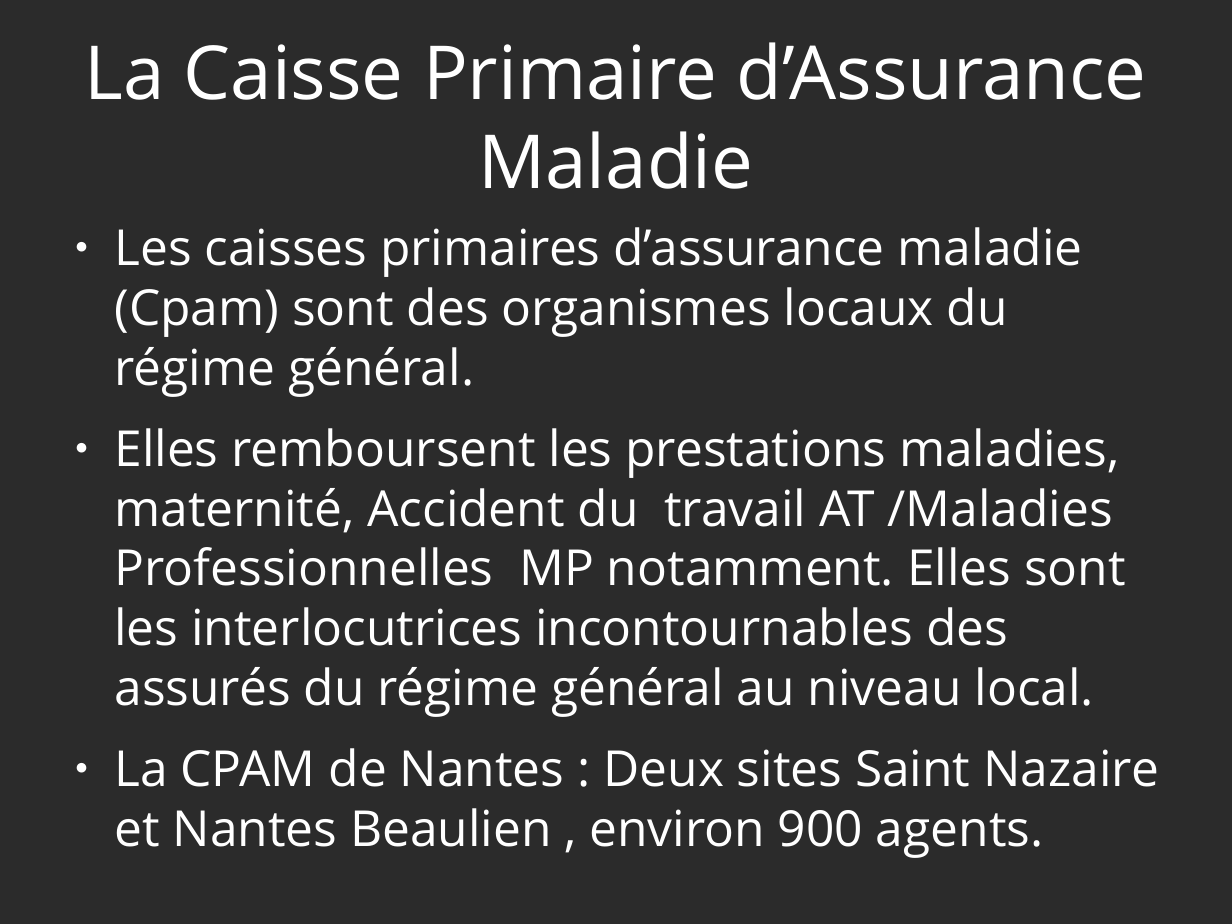
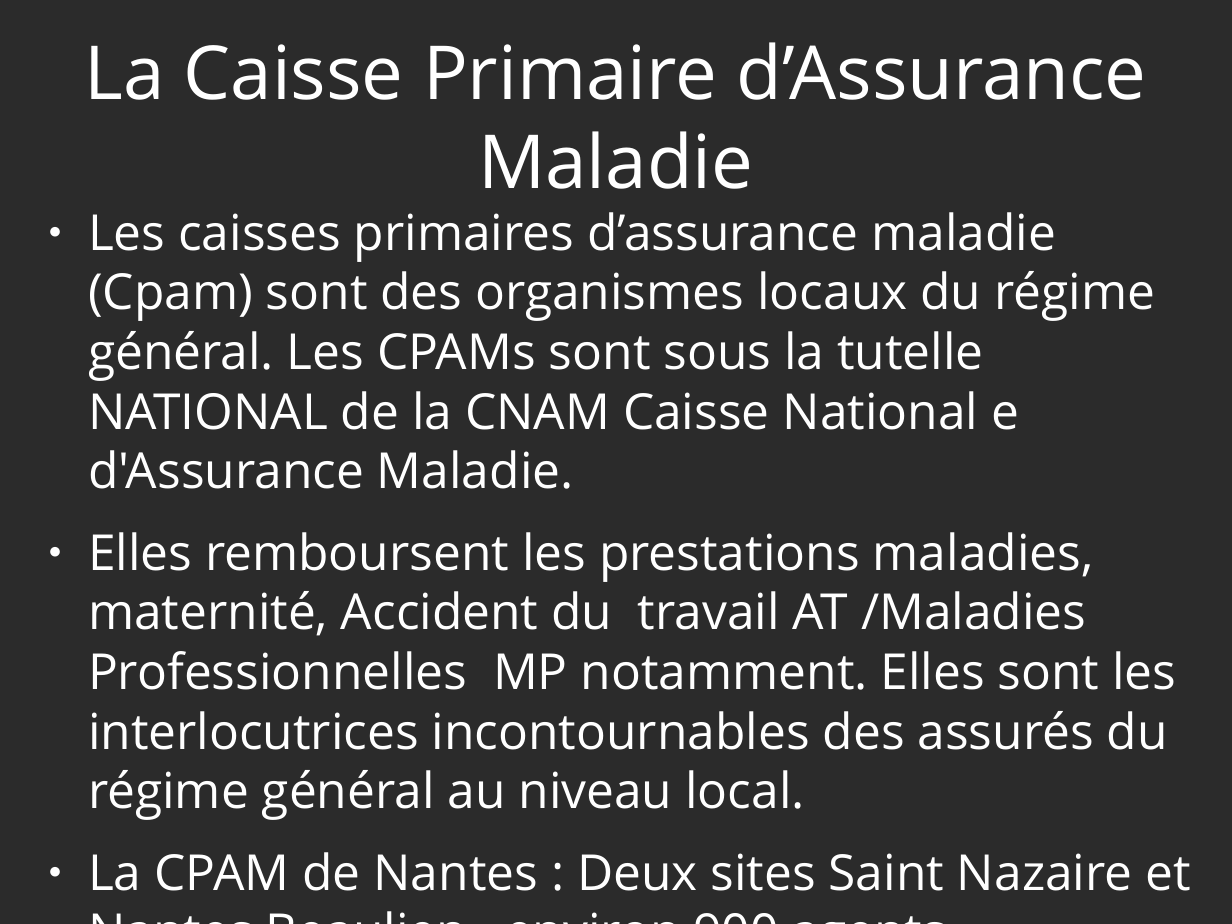
Before and after one commit to heylve/current, a slide deck: slide 2 of admin_perso/germe_formation.odp. Drawn at 1232x924 pixels with LibreOffice and Linux fonts; fonts in the diff are those of the drawing; background and template pictures are left out; a plain dark background stands for a picture behind light text. Boxes give left, top, right and bottom in pixels: in the first picture for what was removed or moved away, otherwise in the second. Text is boxed around its words. In the diff, an @@ line names an element or a change of style, - is before the commit and + after.

Commit message:
cap ermgence..WIP

```diff
--- a/admin_perso/germe_formation.odp
+++ b/admin_perso/germe_formation.odp
@@ text "Les caisses primaires d’assurance maladie ...": place and size @@
-text "Les caisses primaires d’assurance maladie ..." at bbox=[114, 227, 1159, 858]
+text "Les caisses primaires d’assurance maladie ..." at bbox=[88, 212, 1190, 891]
@@ text at bbox=[88, 212, 1155, 489]: text changed @@
-● Les caisses primaires d’assurance maladie (Cpam) sont des organismes locaux du régime général.
+● Les caisses primaires d’assurance maladie (Cpam) sont des organismes locaux du régime général. Les CPAMs sont sous la tutelle NATIONAL de la CNAM Caisse National e d'Assurance Maladie.
```
Also in this commit, not shown: 1 other slide changed.
